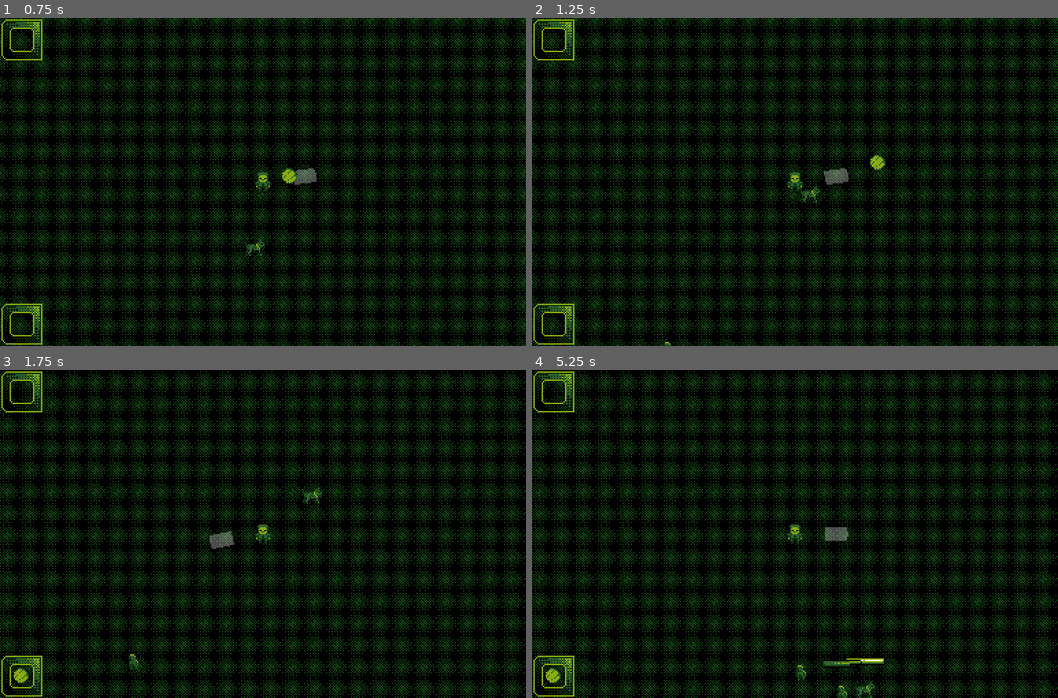
Above: before the commit, frames 1-4 (two rows, left to right).
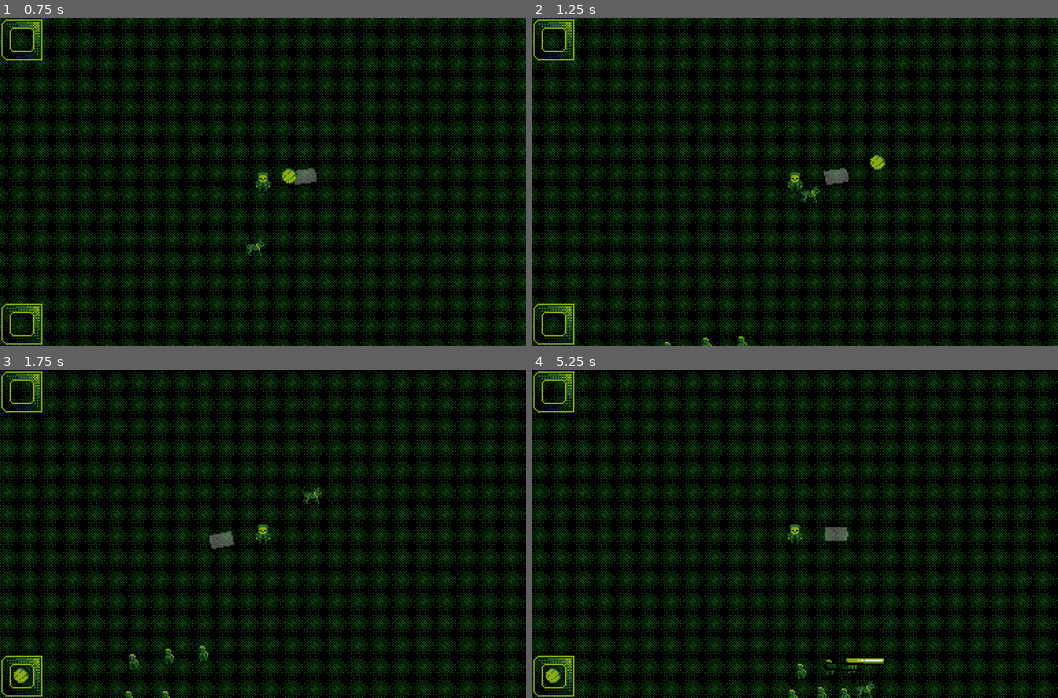
Above: after the commit, the same moments.

Repository: nullportal/dog-and-ball
Game: Godot game, scene res://Game.tscn
Two runs of this game, one before a commit and one after it. Both use one fixed random seed, a clock stepped at 60 frames per second and the inputs below.
Inputs (mouse positions are in pixels of both pictures, inside the frame that each line leads up to):
- Up to frame 1 (0.75 s): tap Enter at 0.5 s; move the mouse to (378, 165) at 0.52 s; hold Right (ui_right) from 0.53 s (still down); click (378, 165) at 0.6 s
- Up to frame 2 (1.25 s): keep holding Right (ui_right)
- Up to frame 3 (1.75 s): move the mouse to (157, 550) at 1.27 s; release Right (ui_right) at 1.28 s; hold Down (ui_down) from 1.28 s (still down); click (157, 550) at 1.35 s
- Up to frame 4 (5.25 s): move the mouse to (847, 461) at 2.02 s; release Down (ui_down) at 2.03 s; hold Right (ui_right) 2.03-2.78 s; click (847, 461) at 2.1 s; move the mouse to (768, 599) at 2.77 s; hold Up (ui_up) 2.78-3.53 s; click (768, 599) at 2.85 s; move the mouse to (952, 583) at 3.52 s; hold Left (ui_left) 3.53-5.03 s; click (952, 583) at 3.6 s; move the mouse to (637, 484) at 4.27 s; click (637, 484) at 4.35 s; move the mouse to (821, 534) at 5.02 s; hold Down (ui_down) from 5.03 s (still down); click (821, 534) at 5.1 s

Frame 1 is identical in both runs. In frame 2, less than 0.1% of the frame differs, in the area x 32-41%, y 97-100%; in frame 3, 0.2%; in frame 4, 0.3%, in the area x 48-64%, y 88-100%.

Commit message:
[FIX] Prevent Zombies from clumping up
Puts them all on the same collision layer and tweaks their main
collision capsule a bit.

While here: Add some instantiated Zombies for testing at boot,
and stub in enemy orchestrator overkill implementation.

Diff:
--- a/Entities/Enemies/EnemyOrchestrator.gd
+++ b/Entities/Enemies/EnemyOrchestrator.gd
@@ -15,6 +15,9 @@
 func on_spawner_visible(spawner):
 	spawner.stop_spawning()
 
+func on_health_depleted(overkill, node):
+	print('enemyOrchestrator handling overkill %s for of %s' % [overkill, node.name]) # TODO
+
 func attach_spawner(spawner):
 	print('enemyOrchestrator initialising spawner %s' % [spawner.name])
 	spawner.start_spawning()
--- a/Entities/Enemies/Zombie.tscn
+++ b/Entities/Enemies/Zombie.tscn
@@ -9,8 +9,8 @@
 [ext_resource path="res://Entities/Enemies/zombie-Sheet.png" type="Texture" id=7]
 
 [sub_resource type="CapsuleShape2D" id=1]
-radius = 2.18892
-height = 2.70013
+radius = 8.34036
+height = 4.30029
 
 [sub_resource type="Animation" id=2]
 resource_name = "idle-left"
@@ -43,12 +43,13 @@
 "Enemies",
 "Zombies",
 ]]
-collision_mask = 3
+collision_layer = 17
+collision_mask = 16
 script = ExtResource( 1 )
 
 [node name="CollisionShape2D" type="CollisionShape2D" parent="."]
-position = Vector2( 0.441942, 5.84715 )
-rotation = 1.57079
+position = Vector2( 0.254442, 2.65965 )
+rotation = -0.0174533
 shape = SubResource( 1 )
 
 [node name="AggroArea" parent="." instance=ExtResource( 2 )]
--- a/Game.gd
+++ b/Game.gd
@@ -48,3 +48,6 @@
 	if node.healthDisplay:
 		print('%s health changed from %s to %s'%[node.name, oldHealth, newHealth])
 		node.healthDisplay.update_display(newHealth)
+
+func health_depleted(overkill, node):
+	enemyOrchestrator.on_health_depleted(overkill, node)
--- a/Game.tscn
+++ b/Game.tscn
@@ -57,6 +57,18 @@
 [node name="Zombie2" parent="World" instance=ExtResource( 12 )]
 position = Vector2( 56, 432 )
 
+[node name="Zombie3" parent="World" instance=ExtResource( 12 )]
+position = Vector2( 32, 392 )
+
+[node name="Zombie4" parent="World" instance=ExtResource( 12 )]
+position = Vector2( 64, 392 )
+
+[node name="Zombie5" parent="World" instance=ExtResource( 12 )]
+position = Vector2( 32, 424 )
+
+[node name="Zombie6" parent="World" instance=ExtResource( 12 )]
+position = Vector2( 0, 421 )
+
 [node name="UI" type="CanvasLayer" parent="."]
 script = ExtResource( 7 )
 
--- a/project.godot
+++ b/project.godot
@@ -121,6 +121,7 @@
 2d_physics/layer_2="player"
 2d_physics/layer_3="ball"
 2d_physics/layer_4="spawners"
+2d_physics/layer_5="enemies"
 
 [logging]
 
